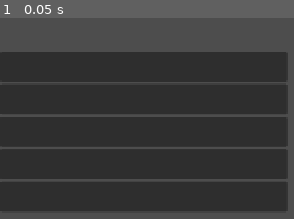
Above: before the commit, frame 1.
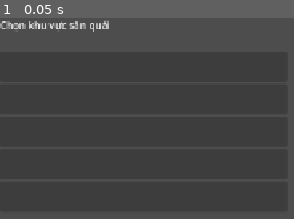
Above: after the commit, the same moment.

Repository: vuanhtuan161094-byte/TongMonBaDao
Game: Godot game, scene res://scenes/p3/hunting_level_selector_v2.tscn
The game is run twice, just before and just after one commit, with the same random seed, the same clock (stepped at 60 frames per second) and the same inputs. This scene is started directly instead of the project's main scene.
Inputs:
- Up to frame 1 (0.05 s): no input

The runs differ from the first frame. In frame 1, 0.8% of the frame differs, in the area x 0-38%, y 1-7%.
Error before the commit: Parse Error: Could not parse global class "MapBattleV2" from "res://src/simulation/combat/map_battle_v2.gd". (res://src/simulation/combat/hunting_map_v2.gd:127)

Commit message:
fix(dv2-02): make multi-line optional basic followup condition explicit in GDScript

Diff:
--- a/godot/src/simulation/combat/map_battle_v2.gd
+++ b/godot/src/simulation/combat/map_battle_v2.gd
@@ -302,8 +302,8 @@
             downed_disciples += 1
     # Only one nonrecursive bonus hit from a true ordinary basic attack.
     # It cannot lifesteal, crit by default, or proc any further followup.
-    if kind == "basic" and float(target["hp"]) > 0.0 and
-        CombatContextEffectsV2.roll_basic_followup(rng,context,"basic",float(target["hp"])):
+    if (kind == "basic" and float(target["hp"]) > 0.0 and
+        CombatContextEffectsV2.roll_basic_followup(rng,context,"basic",float(target["hp"]))):
         _deal_direct(attacker,target,
             original_ratio*float(context["basic_followup_ratio"]),
             "basic_followup",false,damage_element)
